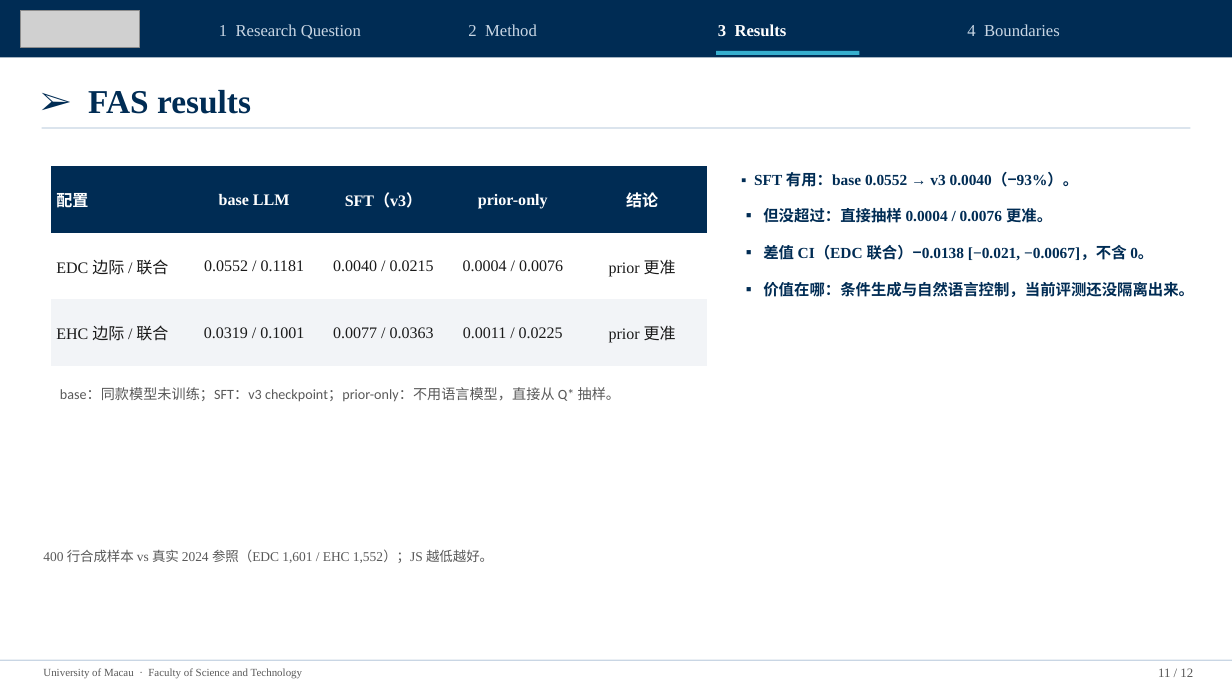
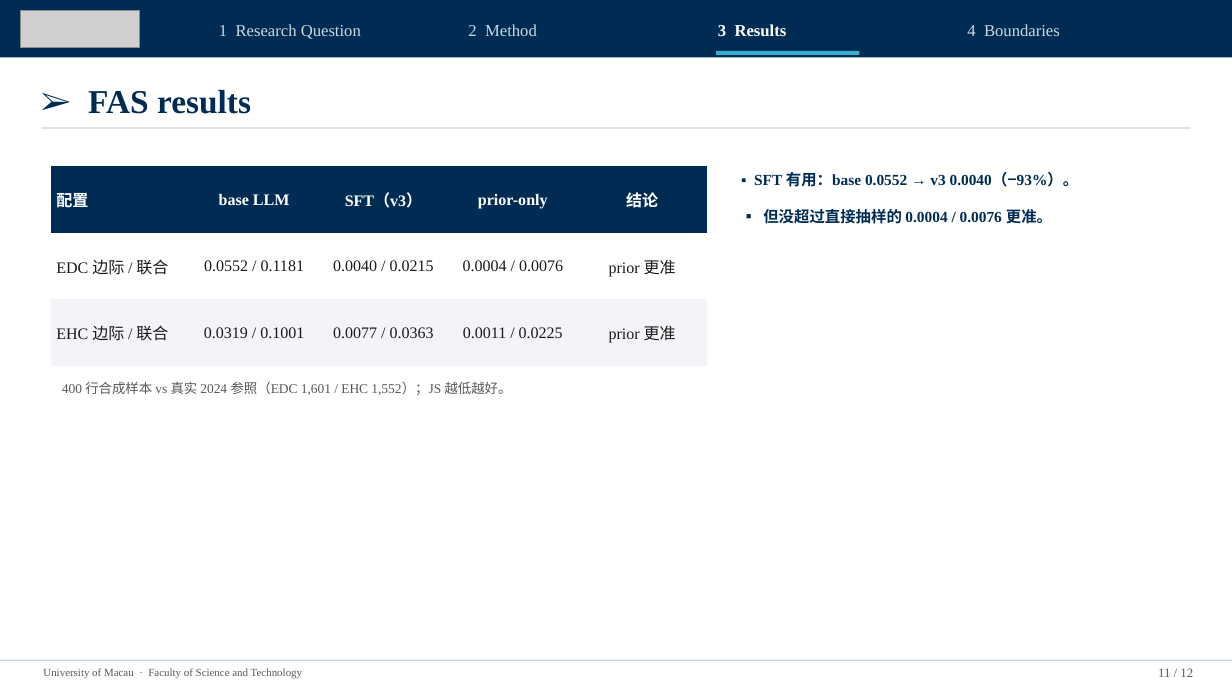
Before and after one commit to gyro-zpl/fas_pro, a slide deck: slide 11 of docs/04_论文稿件/导师阶段汇报_UMAC_2026-11-23.pptx. Drawn at 1232x693 pixels with LibreOffice and Linux fonts; fonts in the diff are those of the drawing; grey boxes stand for pictures. Boxes give left, top, right and bottom in pixels: in the first picture for what was removed or moved away, otherwise in the second. Text is boxed around its words. In the diff, an @@ line names an element or a change of style, - is before the commit and + after.

```diff
--- a/docs/04_论文稿件/导师阶段汇报_UMAC_2026-11-23.pptx
+++ b/docs/04_论文稿件/导师阶段汇报_UMAC_2026-11-23.pptx
@@ text at <box>763,209,1052,224</box>: text changed @@
-▪ 但没超过：直接抽样 0.0004 / 0.0076 更准。
-▪ 差值 CI（EDC 联合）−0.0138 [−0.021, −0.0067]，不含 0。
-▪ 价值在哪：条件生成与自然语言控制，当前评测还没隔离出来。
+▪ 但没超过直接抽样的 0.0004 / 0.0076 更准。
@@ text "400 行合成样本 vs 真实 2024 ...": place and size @@
-text "400 行合成样本 vs 真实 2024 ..." at <box>43,549,493,563</box>
+text "400 行合成样本 vs 真实 2024 ..." at <box>62,381,512,395</box>
@@ text removed at <box>60,387,620,402</box> @@
-base：同款模型未训练；SFT：v3 checkpoint；prior-only：不用语言模型，直接从 Q* 抽样。
```
Also in this commit, not shown: 1 other slide changed.
